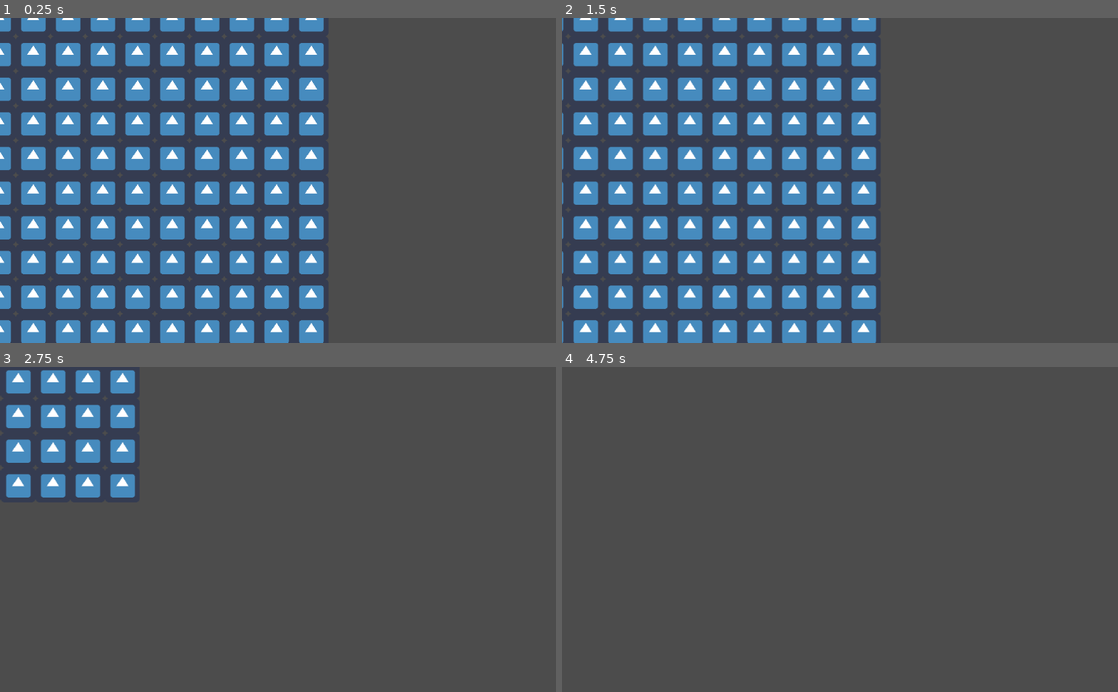
Above: before the commit, frames 1-4 (two rows, left to right).
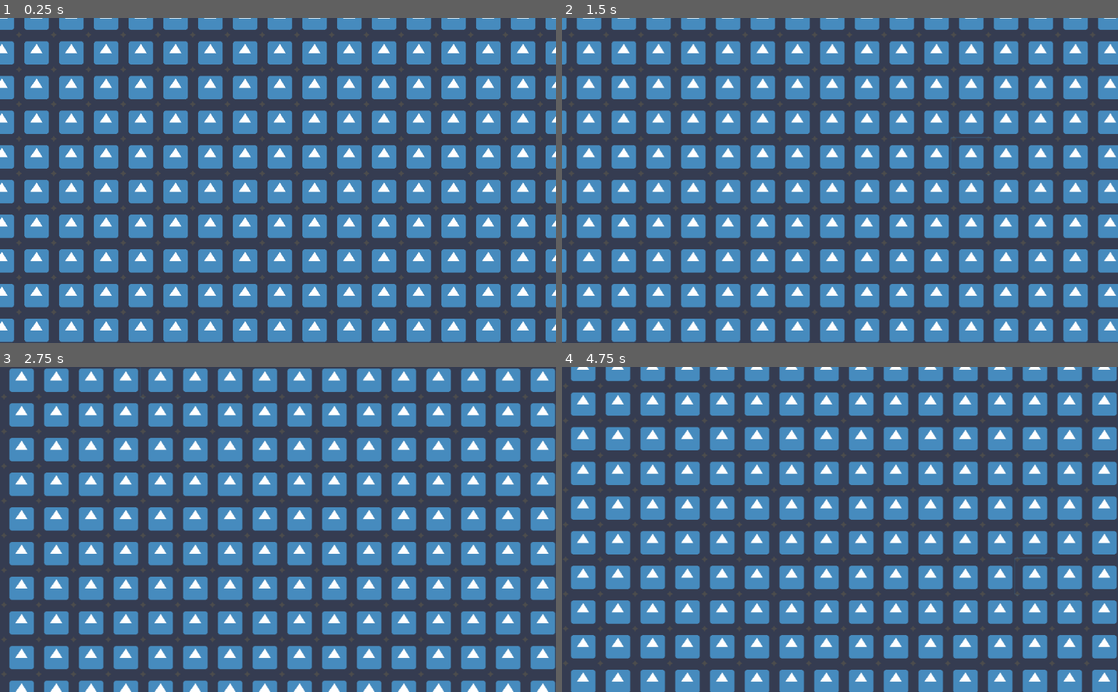
Above: after the commit, the same moments.

Repository: has2bok/scenetest
Game: Godot game, scene res://Main.tscn
The game is run twice, just before and just after one commit, with the same random seed, the same clock (stepped at 60 frames per second) and the same inputs. The engine's default icon, where the game draws it, is replaced by a stand-in: a white triangle on a blue panel in a dark square.
Inputs (mouse positions are in pixels of both pictures, inside the frame that each line leads up to):
- Up to frame 1 (0.25 s): no input
- Up to frame 2 (1.5 s): click (562, 50) at 0.52 s; tap Enter at 1.25 s; move the mouse to (962, 164) at 1.27 s; hold Right (ui_right) from 1.28 s (still down); click (962, 164) at 1.42 s
- Up to frame 3 (2.75 s): move the mouse to (166, 545) at 2.02 s; release Right (ui_right) at 2.03 s; hold Down (ui_down) from 2.03 s (still down); click (166, 545) at 2.17 s
- Up to frame 4 (4.75 s): move the mouse to (895, 458) at 2.77 s; release Down (ui_down) at 2.78 s; hold Right (ui_right) 2.78-3.53 s; click (895, 458) at 2.92 s; move the mouse to (812, 594) at 3.52 s; hold Up (ui_up) 3.53-4.28 s; click (812, 594) at 3.67 s; move the mouse to (1006, 578) at 4.27 s; hold Left (ui_left) from 4.28 s (still down); click (1006, 578) at 4.42 s

The runs differ from the first frame. In frame 1, 36% of the frame differs, in the area x 0-100%, y 0-100%; in frame 2, 38%; in frame 3, 47%; in frame 4, 51%, in the area x 1-100%, y 0-100%.

Commit message:
added button test

Diff:
--- a/Cell.tscn
+++ b/Cell.tscn
@@ -8,7 +8,7 @@
 custom_solver_bias = 0.0
 extents = Vector2( 30, 30 )
 
-[node name="Cell" type="Area2D"]
+[node name="Cell1collisionell" type="Area2D"]
 
 position = Vector2( 30, 30 )
 input_pickable = true
--- a/Cell2.tscn
+++ b/Cell2.tscn
@@ -3,7 +3,8 @@
 [ext_resource path="res://icon.png" type="Texture" id=1]
 [ext_resource path="res://Cell2.gd" type="Script" id=2]
 
-[node name="Cell2" type="Sprite"]
+[node name="Cell2sprite" type="Sprite"]
 
 texture = ExtResource( 1 )
 script = ExtResource( 2 )
+_sections_unfolded = [ "Transform" ]
--- /dev/null
+++ b/Cell3button.gd
@@ -0,0 +1,25 @@
+extends Node2D
+var worldx
+var worldy
+var alive
+var width
+var height
+var on=255
+var off=0
+var id=0
+#var position
+
+func _ready():
+	worldx=0
+	worldy=0
+	alive=false
+	#global_transform().set_origin(position)
+#func _process(delta):
+#	# Called every frame. Delta is time since last frame.
+#	# Update game logic here.
+#	pass
+
+
+
+func _on_Button_pressed():
+	print("button pressed id = "+str(id))
--- /dev/null
+++ b/Cell3button.tscn
@@ -0,0 +1,37 @@
+[gd_scene load_steps=3 format=2]
+
+[ext_resource path="res://Cell3button.gd" type="Script" id=1]
+[ext_resource path="res://icon.png" type="Texture" id=2]
+
+[node name="Cell3button" type="Node2D" index="0"]
+
+position = Vector2( 32, 33 )
+script = ExtResource( 1 )
+
+[node name="Button" type="Button" parent="." index="0"]
+
+anchor_left = 0.0
+anchor_top = 0.0
+anchor_right = 0.0
+anchor_bottom = 0.0
+margin_left = -32.0
+margin_top = -38.0
+margin_right = 44.0
+margin_bottom = 32.0
+rect_pivot_offset = Vector2( 0, 0 )
+rect_clip_content = false
+focus_mode = 2
+mouse_filter = 0
+mouse_default_cursor_shape = 0
+size_flags_horizontal = 1
+size_flags_vertical = 1
+toggle_mode = false
+enabled_focus_mode = 2
+shortcut = null
+group = null
+icon = ExtResource( 2 )
+flat = true
+align = 1
+_sections_unfolded = [ "Margin" ]
+
+[connection signal="pressed" from="Button" to="." method="_on_Button_pressed"]
--- a/Main.gd
+++ b/Main.gd
@@ -1,7 +1,7 @@
 extends Node2D
 
-var worldSize=10
-var cells=load("res://Cell2.tscn")
+var worldSize=100
+var cells=load("res://Cell3button.tscn")
 var world=[]
 var workArray=[]
 var spriteWidth=64
--- a/Main.tscn
+++ b/Main.tscn
@@ -3,7 +3,7 @@
 [ext_resource path="res://Main.gd" type="Script" id=1]
 [ext_resource path="res://Camera.gd" type="Script" id=2]
 
-[node name="Main" type="Node2D" index="0"]
+[node name="Main" type="Node2D"]
 
 script = ExtResource( 1 )
 
